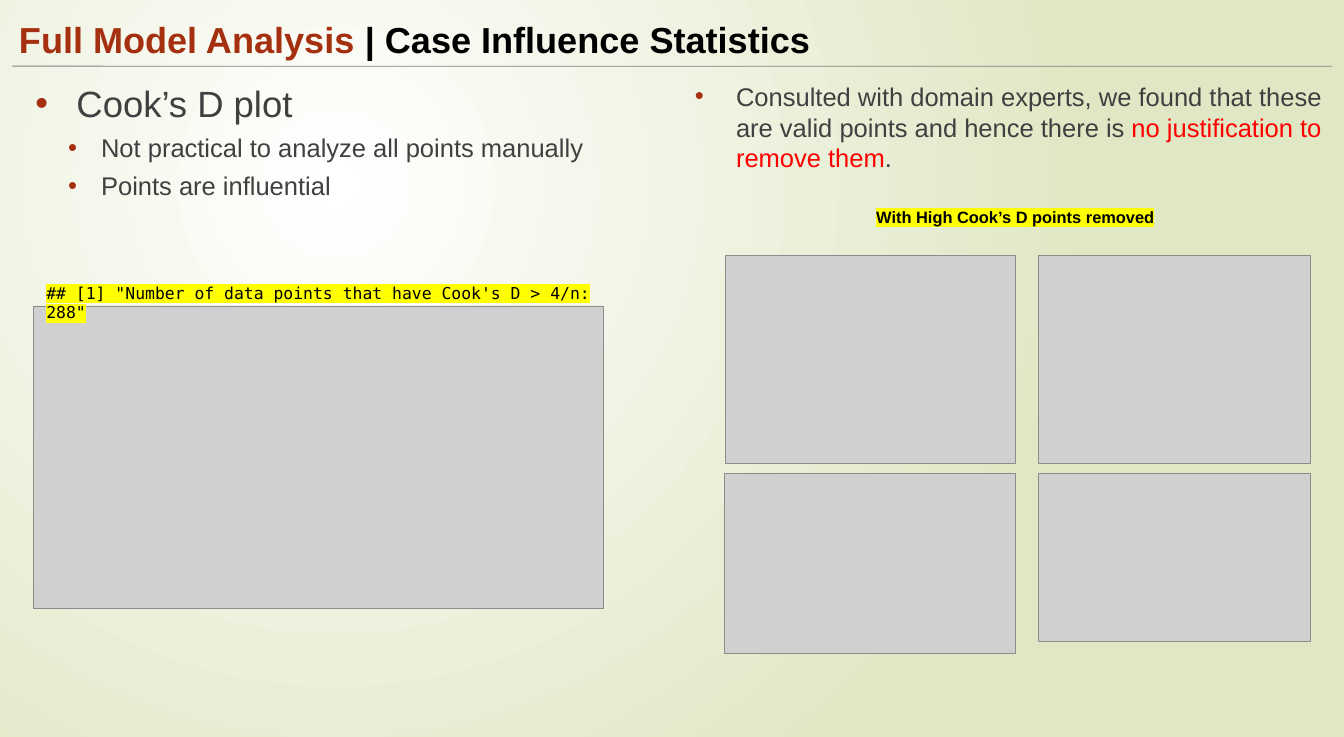
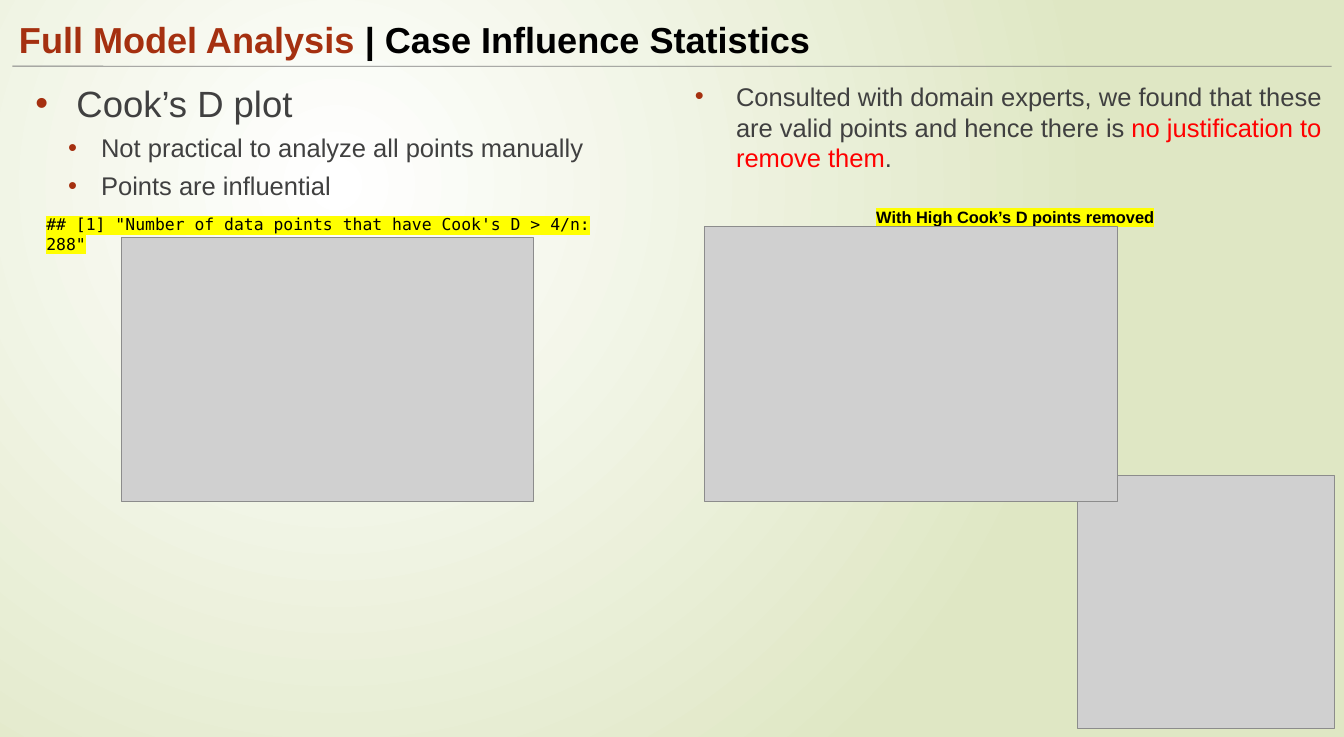
Before and after one commit to ngupta23/DS6372-PredictingPerformanceIntegratedCircuits1, a slide deck: slide 14 of Presentation/MSDS6372_Project1_Presentation.pptx. Drawn at 1344x737 pixels with LibreOffice and Linux fonts; fonts in the diff are those of the drawing; grey boxes stand for pictures. Boxes give left, top, right and bottom in pixels: in the first picture for what was removed or moved away, otherwise in the second. Text is boxed around its words. In the diff, an @@ line names an element or a change of style, - is before the commit and + after.

```diff
--- a/Presentation/MSDS6372_Project1_Presentation.pptx
+++ b/Presentation/MSDS6372_Project1_Presentation.pptx
@@ text "## [1] "Number of data ...": place and size @@
-text "## [1] "Number of data ..." at [76,286,590,303]
+text "## [1] "Number of data ..." at [76,217,590,234]
@@ picture added at [121,238,534,501] @@
@@ picture: place and size @@
-picture at [726,255,1016,463]
+picture at [705,226,1117,501]
@@ picture removed at [1039,255,1311,463] @@
@@ picture removed at [33,306,604,609] @@
@@ picture removed at [724,473,1015,654] @@
@@ picture: place and size @@
-picture at [1039,473,1311,641]
+picture at [1078,475,1334,727]
```
Also in this commit, not shown: 6 other slides changed.
